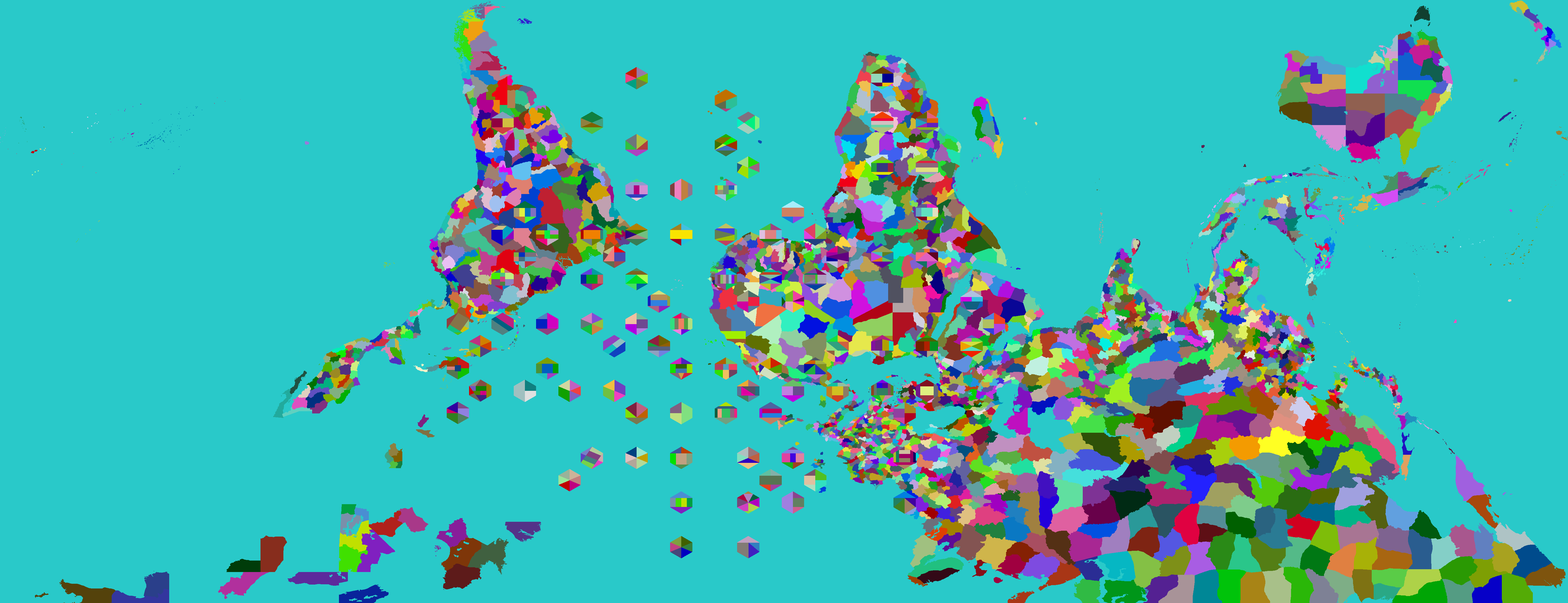
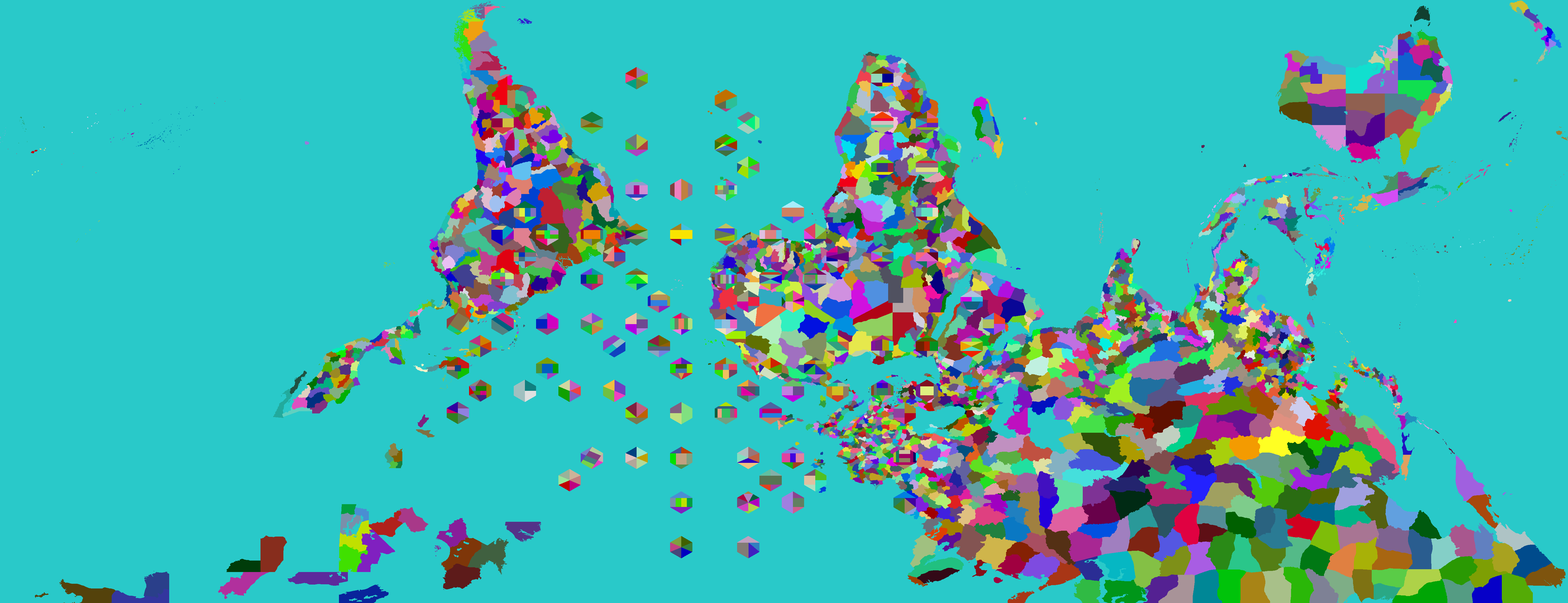
Two versions of the same layered image (1568px x 603px). Layer-by-layer changes:
painted on "Provinces" over [714, 312, 854, 444]
